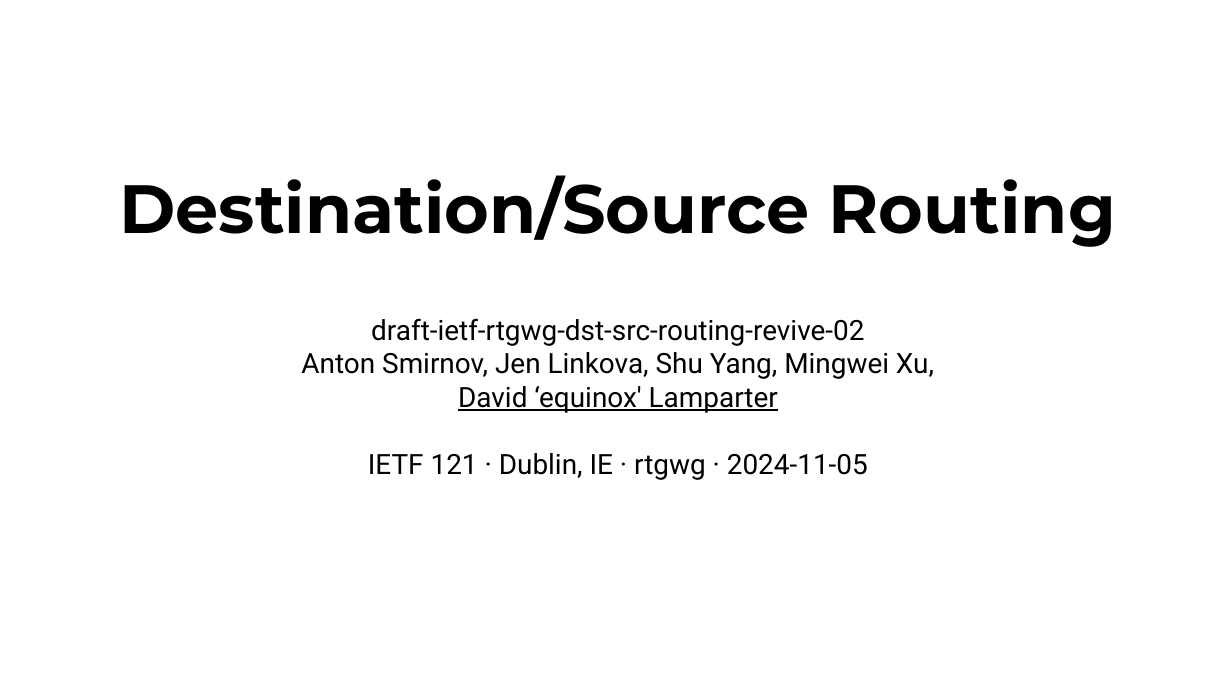
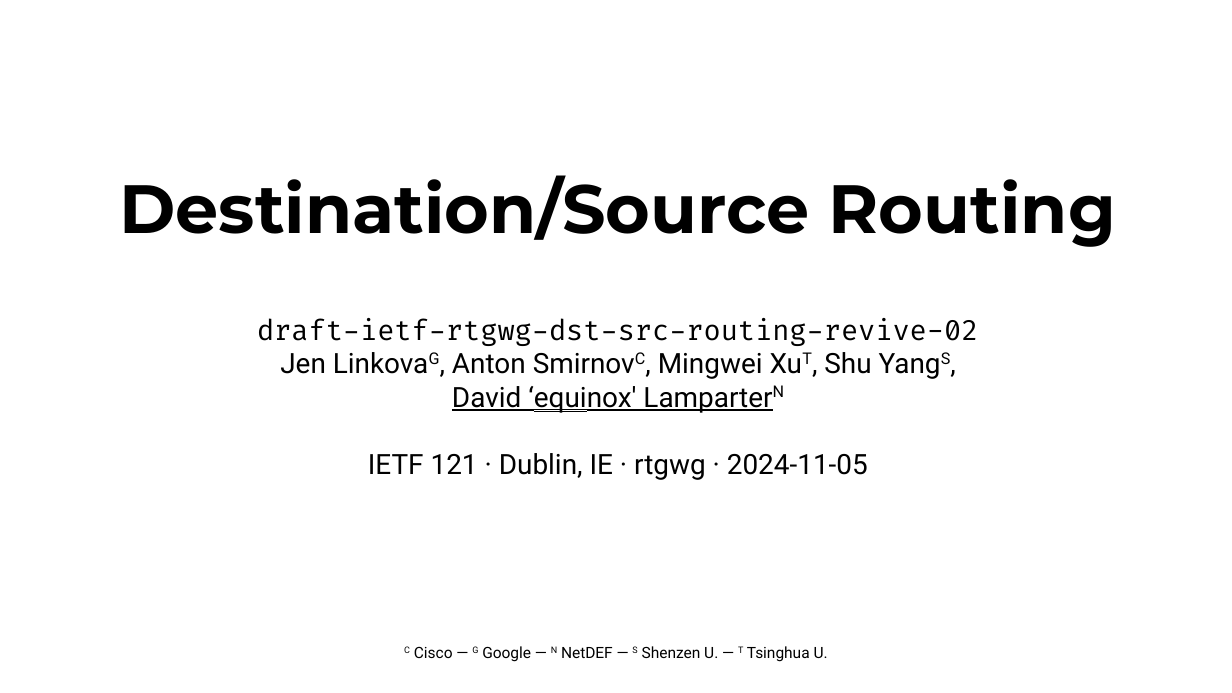
Before and after one commit to eqvinox/rtgwg-dst-src-routing, a slide deck: slide 1 of ietf121-rtgwg-dst-src-routing.odp. Drawn at 1232x693 pixels with LibreOffice and Linux fonts; fonts in the diff are those of the drawing. Boxes give left, top, right and bottom in pixels: in the first picture for what was removed or moved away, otherwise in the second. Text is boxed around its words. In the diff, an @@ line names an element or a change of style, - is before the commit and + after.

Commit message:
IETF121 polish

```diff
--- a/ietf121-rtgwg-dst-src-routing.odp
+++ b/ietf121-rtgwg-dst-src-routing.odp
@@ subtitle at <box>257,318,978,346</box>: font Roboto to Fira Code in "draft-ietf-rtgwg-dst-src-routing-revive-02" @@
@@ subtitle at <box>280,352,871,413</box>: text changed @@
-Anton Smirnov, Jen Linkova, Shu Yang, Mingwei Xu,
-David ‘equinox' Lamparter
+Jen LinkovaG, Anton SmirnovC, Mingwei XuT, Shu YangS,
+David ‘equinox' LamparterN
@@ text added at <box>404,646,828,662</box>, 10 pt, text #000000 @@
+C Cisco — G Google — N NetDEF — S Shenzen U. — T Tsinghua U.
```
Also in this commit, not shown: 9 other slides changed, 1 other file.
